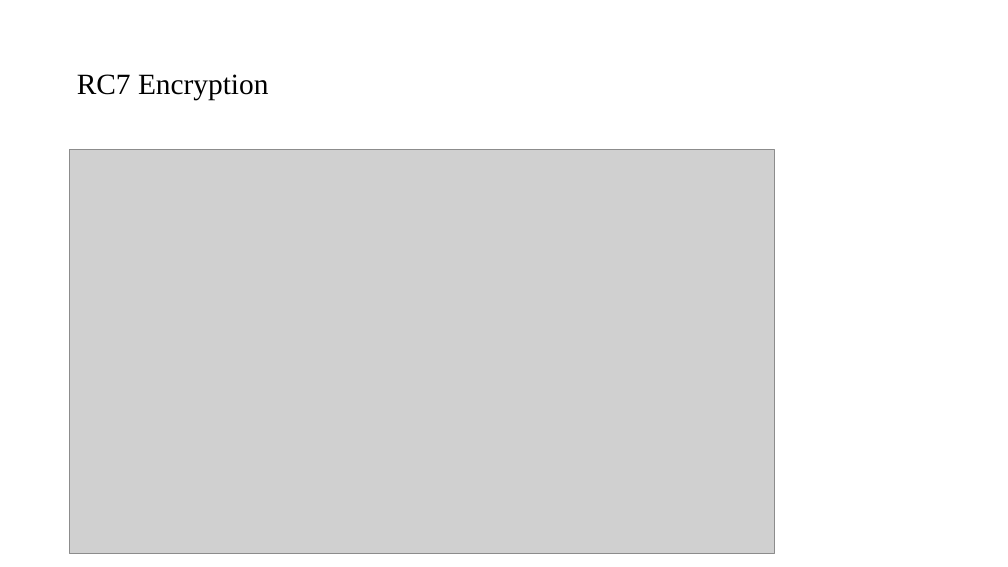
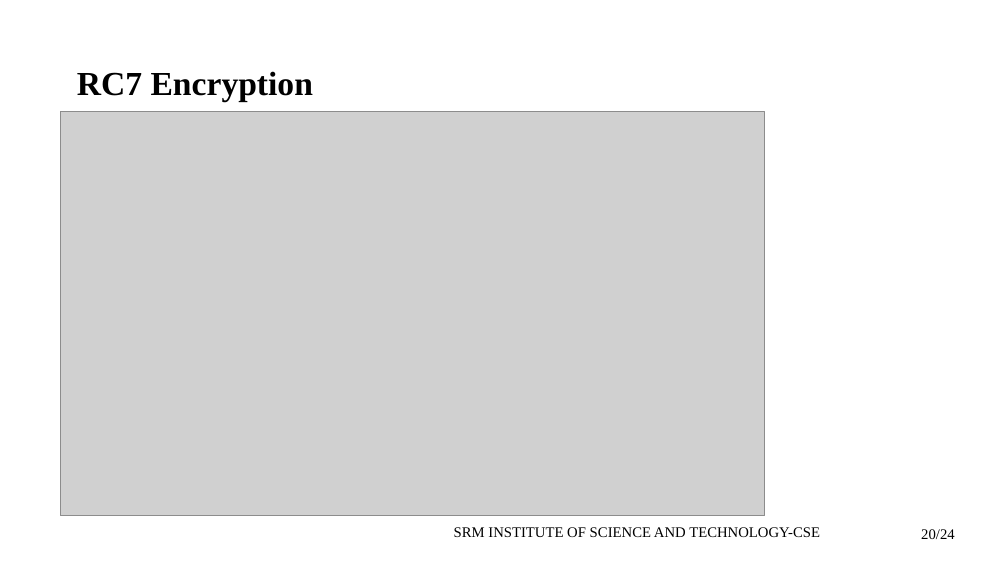
Before and after one commit to akhilmantha/Reverse-Data-Hiding-Using-Histogram-Comparison-And-MPE-Predictors, a slide deck: slide 20 of Research/Presentation/ppt (11) (1).pptx (slide 18 before the commit). Drawn at 1008x567 pixels with LibreOffice and Linux fonts; fonts in the diff are those of the drawing; grey boxes stand for pictures. Boxes give left, top, right and bottom in pixels: in the first picture for what was removed or moved away, otherwise in the second. Text is boxed around its words. In the diff, an @@ line names an element or a change of style, - is before the commit and + after.

```diff
--- a/Research/Presentation/ppt (11) (1).pptx
+++ b/Research/Presentation/ppt (11) (1).pptx
@@ title "RC7 Encryption" at (x1=77, y1=71, x2=313, y2=102): size 28 to 32 pt, bold on @@
@@ picture moved from (x1=70, y1=150, x2=774, y2=554) to (x1=60, y1=112, x2=765, y2=516) @@
@@ text added at (x1=454, y1=527, x2=820, y2=537), 14 pt, text #000000 @@
+SRM INSTITUTE OF SCIENCE AND TECHNOLOGY-CSE
@@ text added at (x1=921, y1=529, x2=955, y2=539), 14 pt, text #000000 @@
+20/24
```
Also in this commit, not shown: 18 other slides changed, 5 slides added, 3 slides removed.
